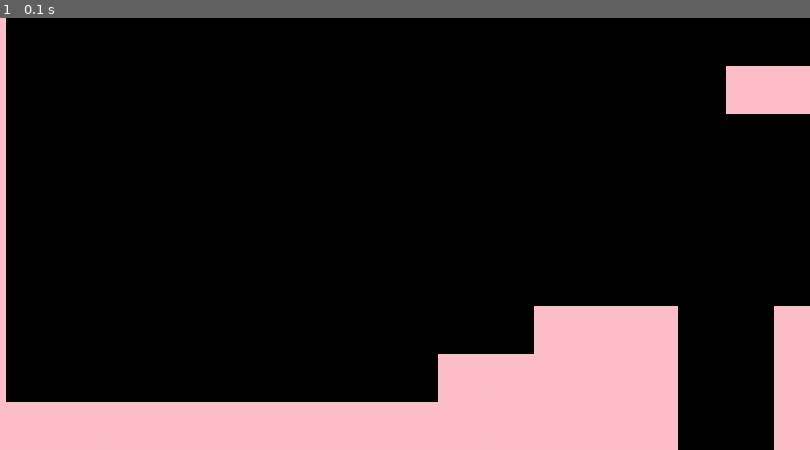
Above: before the commit, frame 1.
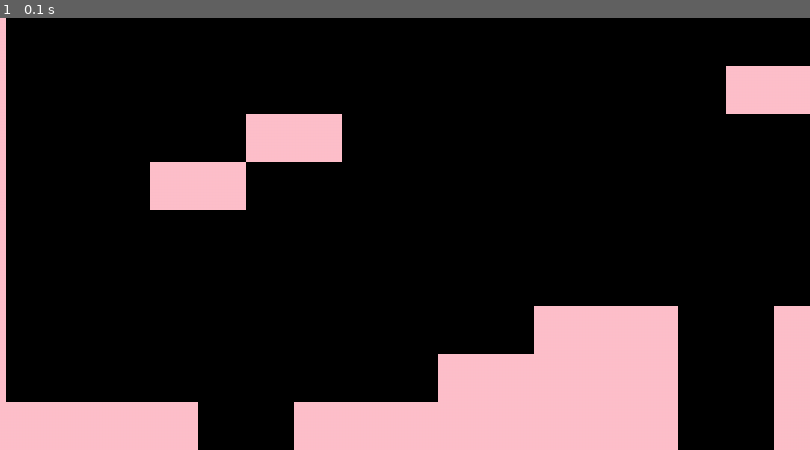
Above: after the commit, the same moment.

Repository: hpaterson97/hackathon-pygame
Game: pygame game, started from main.py
Two runs of this game, one before a commit and one after it. Both use one fixed random seed, a clock stepped at 60 frames per second and the inputs below.
Inputs:
- Up to frame 1 (0.1 s): no input

The runs differ from the first frame. In frame 1, 4.0% of the frame differs, in the area x 18-43%, y 22-100%.

Commit message:
added scrolling functionality

Diff:
--- a/level.py
+++ b/level.py
@@ -5,9 +5,11 @@
 
 class Level:
     def __init__(self, level_data, surface):
+
+        # level set up
         self.display_surface = surface
-
         self.setup_level(level_data)
+        self.world_shift = 0
 
     def setup_level(self, layout):
         self.tiles = pygame.sprite.Group()
@@ -20,4 +22,5 @@
                     self.tiles.add(tile)
 
     def run(self):
+        self.tiles.update(self.world_shift)
         self.tiles.draw(self.display_surface)
--- a/settings.py
+++ b/settings.py
@@ -1,13 +1,13 @@
 level_map = [
     'XX                                ',
     'XX               XXX              ',
-    'XX                              XX',
-    'XX                       XXXXX    ',
+    'XX     XX                         ',
+    'XX   XX                    XXXXX  ',
     'XX                     XXXXXXX    ',
     'XX                                ',
     'XX           XXX  XX              ',
     'XX         XXXXX  XXX             ',
-    'XXXXXXXXXXXXXXXX  XXXXX  XXXXX  XX',
+    'XXXXXX  XXXXXXXX  XXXXX  XXXXX  XX',
 ]
 
 tile_size = 64
--- a/tiles.py
+++ b/tiles.py
@@ -7,3 +7,6 @@
         self.image = pygame.Surface((size, size))
         self.image.fill('pink')
         self.rect = self.image.get_rect(topleft=pos)
+
+    def update(self, x_shift):
+        self.rect.x += x_shift
